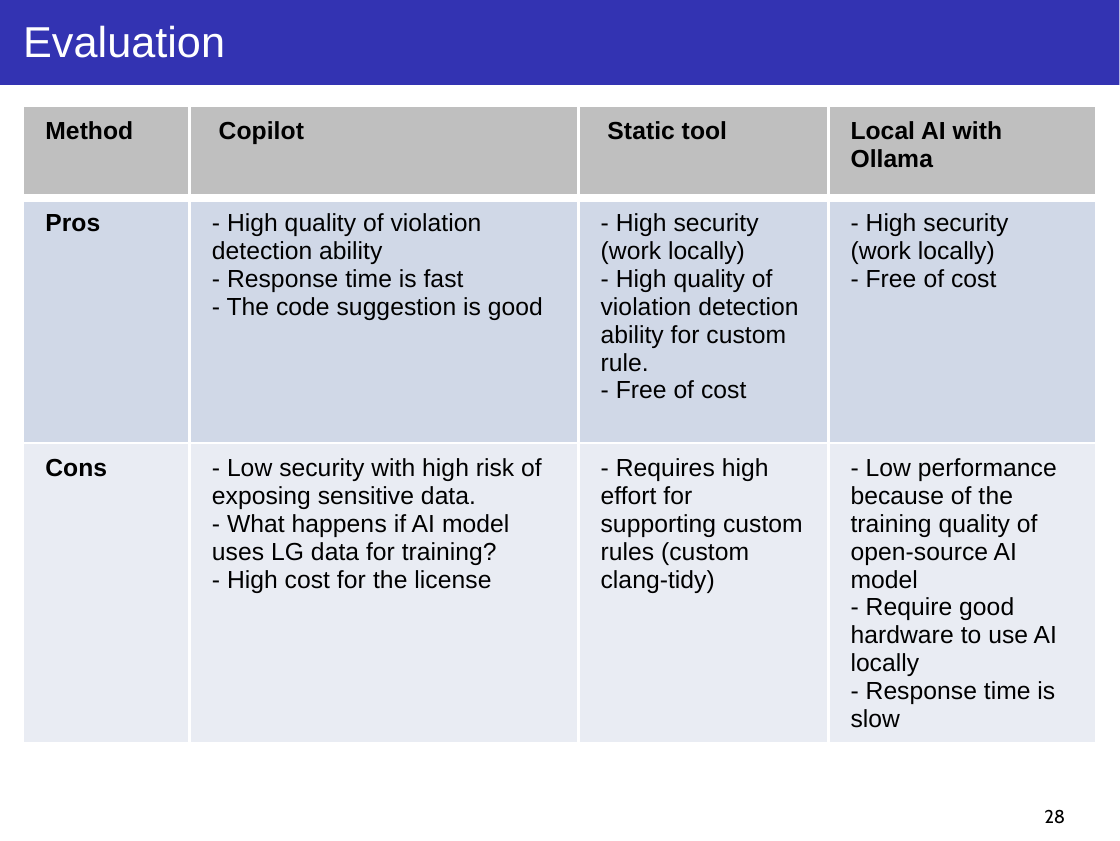
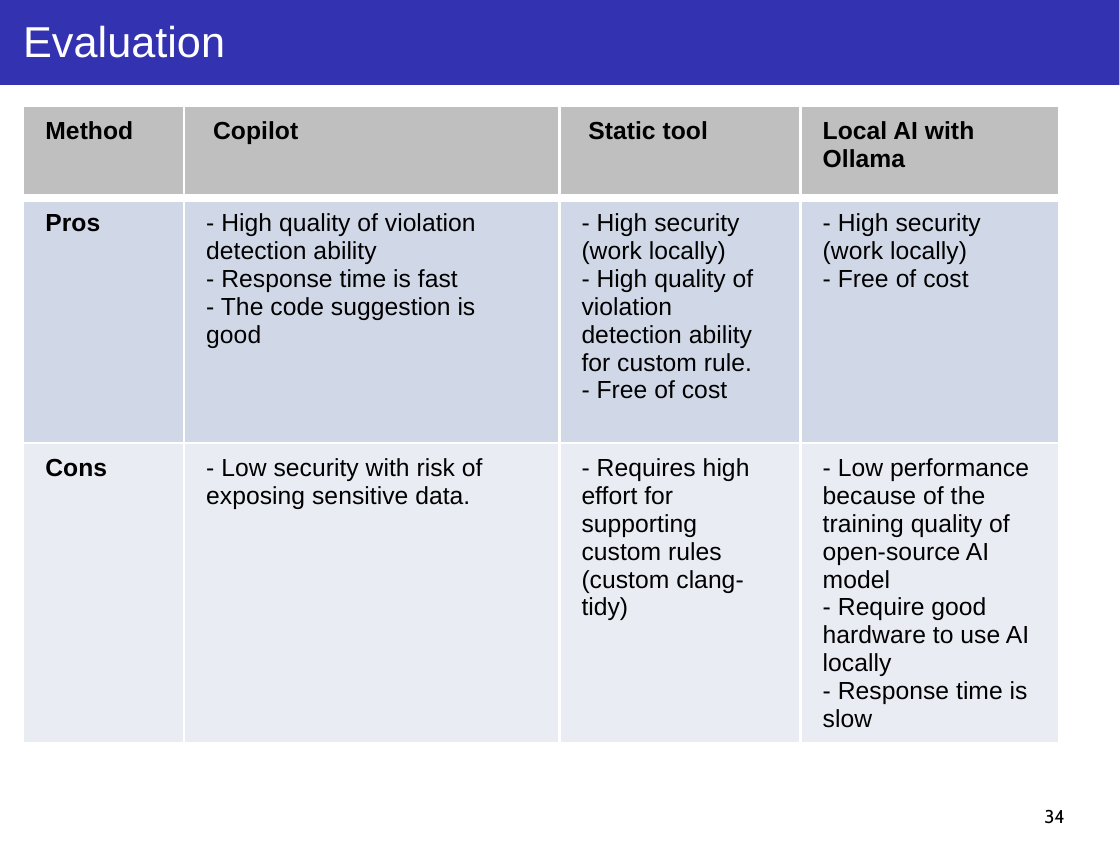
Before and after one commit to taikt/codefun, a slide deck: slide 34 of deepl/code_guard/doc/Code-Guard.pptx (slide 28 before the commit). Drawn at 1120x841 pixels with LibreOffice and Linux fonts; fonts in the diff are those of the drawing. Boxes give left, top, right and bottom in pixels: in the first picture for what was removed or moved away, otherwise in the second. Text is boxed around its words. In the diff, an @@ line names an element or a change of style, - is before the commit and + after.

```diff
--- a/deepl/code_guard/doc/Code-Guard.pptx
+++ b/deepl/code_guard/doc/Code-Guard.pptx
@@ table at <box>22,107,1060,778</box> @@
-row 3, column 2: - Low security with high risk of exposing sensitive data. / - What happens if AI model uses LG data for training? / - High cost for the license
+row 3, column 2: - Low security with risk of exposing sensitive data.
@@ table: place and size @@
-table at <box>22,107,1098,778</box>
+table at <box>22,107,1060,778</box>
@@ page number at <box>1044,809,1064,824</box>: text changed @@
-28
+34
```
Also in this commit, not shown: 20 other slides changed, 11 slides added, 5 slides removed, 10 other files.
